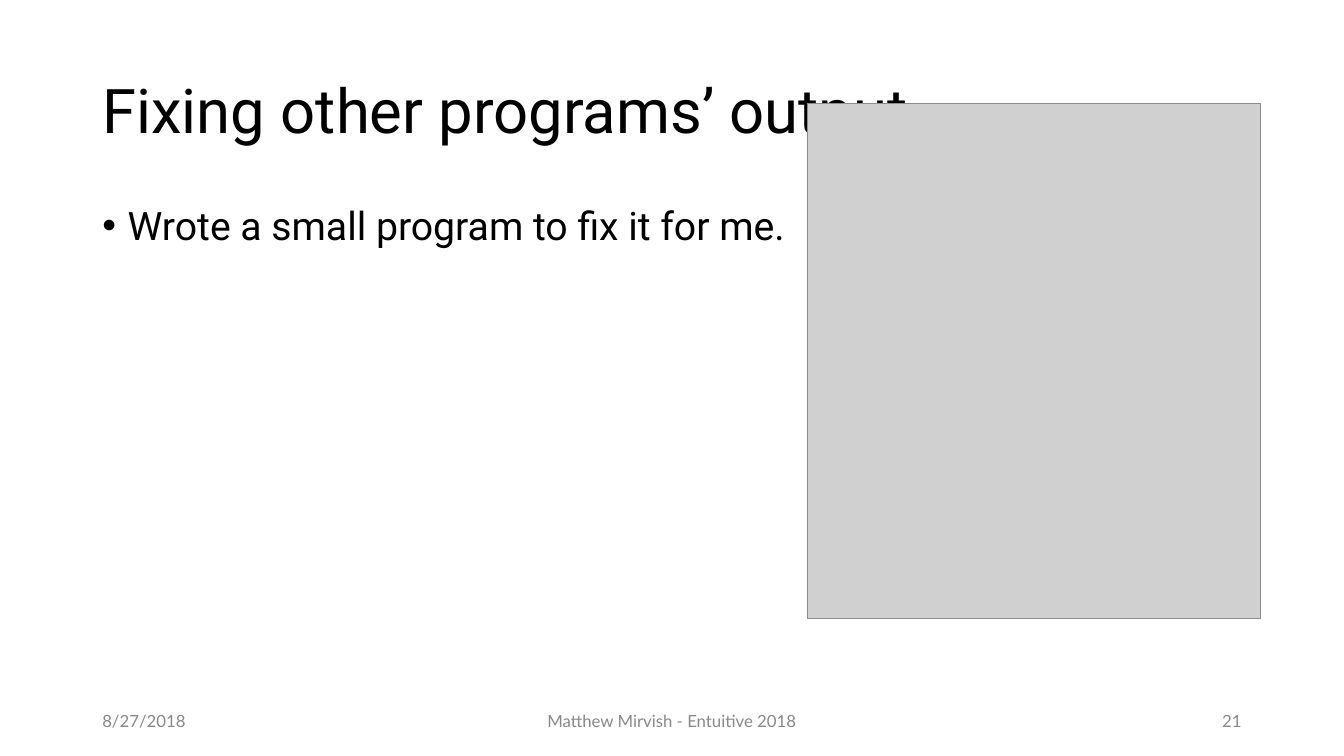
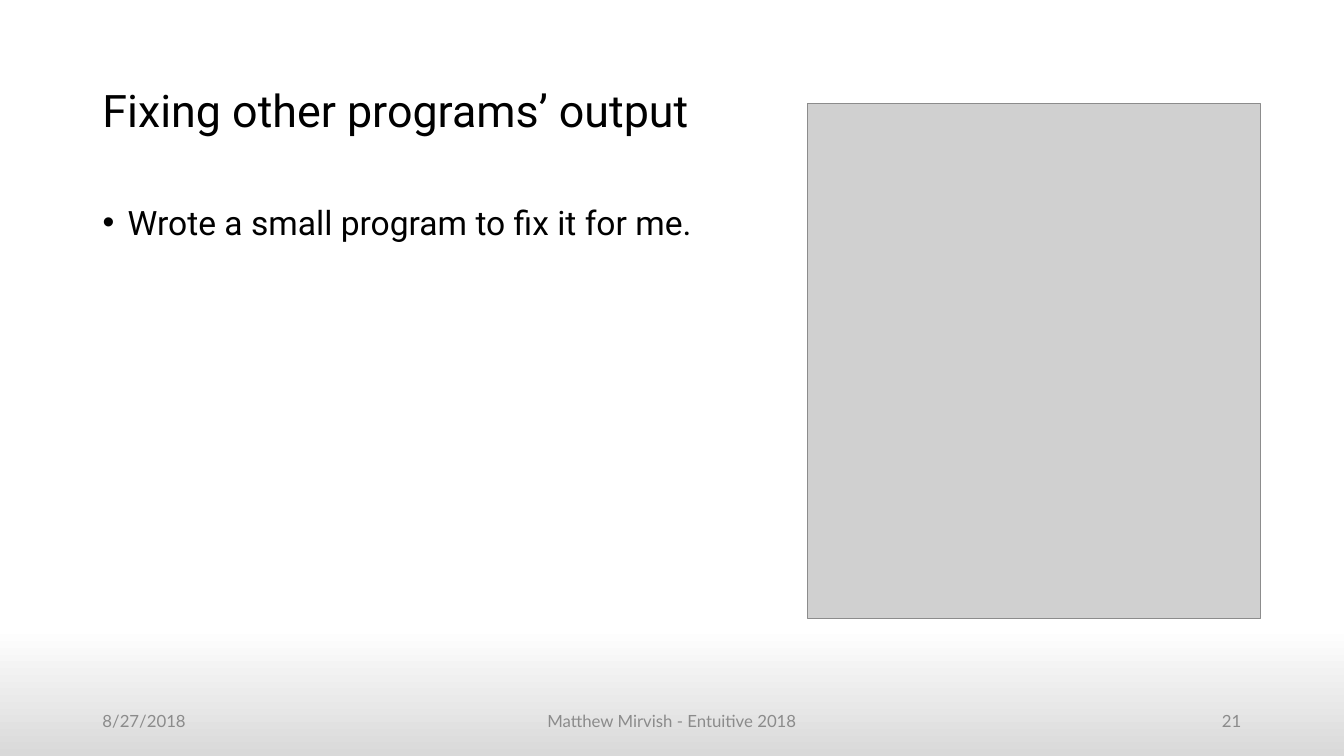
Before and after one commit to mincrmatt12/EntuitivePresentation2018, a slide deck: slide 21 of Entuitive 2018.odp. Drawn at 1344x756 pixels with LibreOffice and Linux fonts; fonts in the diff are those of the drawing; grey boxes stand for pictures. Boxes give left, top, right and bottom in pixels: in the first picture for what was removed or moved away, otherwise in the second. Text is boxed around its words. In the diff, an @@ line names an element or a change of style, - is before the commit and + after.

```diff
--- a/Entuitive 2018.odp
+++ b/Entuitive 2018.odp
@@ background #FFFFFF to gradient #FFFFFF to #D9D9D9 @@
@@ title "Fixing other programs’ output" at box(102, 93, 688, 137): size 44 to 32 pt @@
@@ text "Wrote a small program to ..." at box(128, 209, 691, 242): size 28 to 24 pt @@
@@ text colour #898989 to #8B8B8B in 3 elements at box(102, 715, 185, 728), box(547, 715, 796, 727), box(1222, 715, 1241, 727) @@
```
Also in this commit, not shown: 35 other slides changed, 1 other file.
